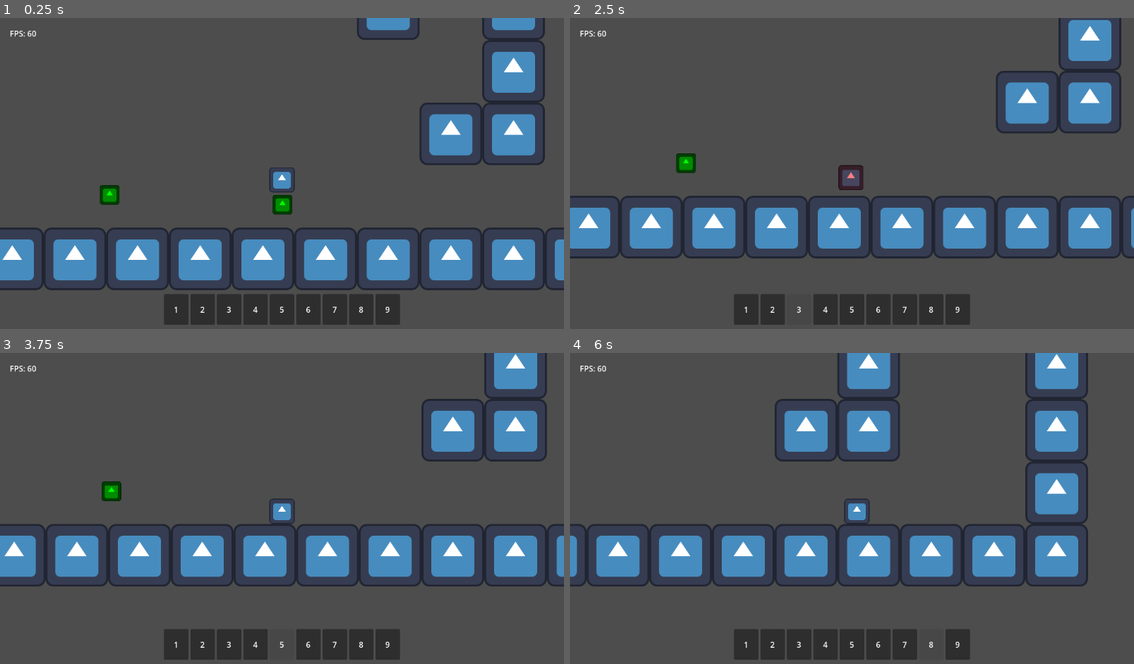
Above: before the commit, frames 1-4 (two rows, left to right).
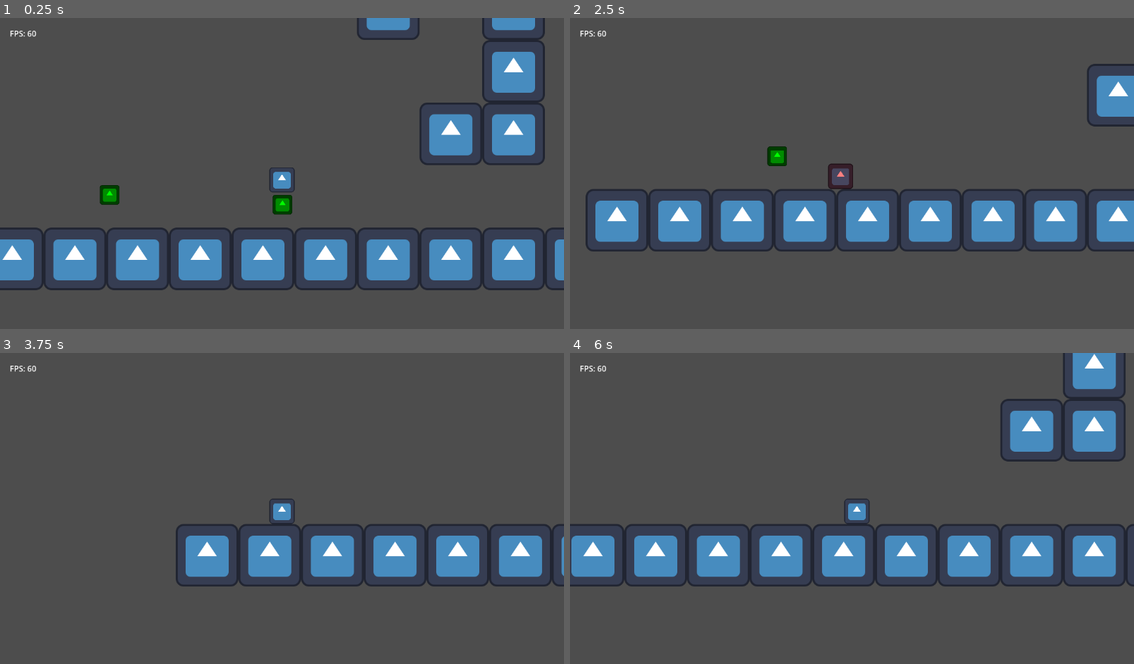
Above: after the commit, the same moments.

Repository: TheHumanMRP/RPG-Life-Tracker
Game: Godot game, scene res://Folders/Systems/Main/Scenes/main_scene.tscn
Same seed, same stepped clock (60 frames per second), same inputs: the game is played once before the commit and once after it. The engine's default icon, where the game draws it, is replaced by a stand-in: a white triangle on a blue panel in a dark square.
Inputs (mouse positions are in pixels of both pictures, inside the frame that each line leads up to):
- Up to frame 1 (0.25 s): no input
- Up to frame 2 (2.5 s): drag from (744, 310) to (677, 157) at 0.52 s; drag from (773, 310) to (677, 154) at 1.27 s; tap Enter at 2 s; move the mouse to (801, 310) at 2.02 s; hold A (move_left) from 2.03 s (still down); tap T (add_test_sword) at 2.1 s; click (801, 310) at 2.17 s
- Up to frame 3 (3.75 s): release A (move_left) at 2.75 s; drag from (253, 645) to (253, 499) at 2.77 s; drag from (282, 645) to (310, 511) at 3.52 s
- Up to frame 4 (6 s): tap R (respawn) at 4.25, 5 s; drag from (880, 645) to (767, 430) at 4.27 s; move the mouse to (902, 645) at 5.02 s; hold D (move_right) 5.03-5.75 s; tap T (add_test_sword) at 5.1 s; click (902, 645) at 5.17 s; drag from (930, 645) to (739, 527) at 5.77 s

The runs differ from the first frame. In frame 1, 3.7% of the frame differs, in the area x 29-71%, y 88-99%; in frame 2, 21%; in frame 3, 15%; in frame 4, 23%, in the area x 0-100%, y 0-99%.
Error before the commit: Invalid access to property or key 'inventory_component' on a base object of type 'Resource (SaveData)'. (res://Folders/Systems/Globals/global.gd:30)
Error after the commit: Parse Error: Expected parameter name. (res://Folders/Systems/Globals/Signal_Bus.gd:29)

Commit message:
Auto commit at 2026-08-05 11:15:57

Diff:
--- a/Folders/Systems/Globals/Signal_Bus.gd
+++ b/Folders/Systems/Globals/Signal_Bus.gd
@@ -26,8 +26,7 @@
 # ==============================================
 
 signal notify_global_inventory_changed
-
-
+signal add_item_to_global_inventory(: String)
 
 signal refresh_ui
 signal save_game
